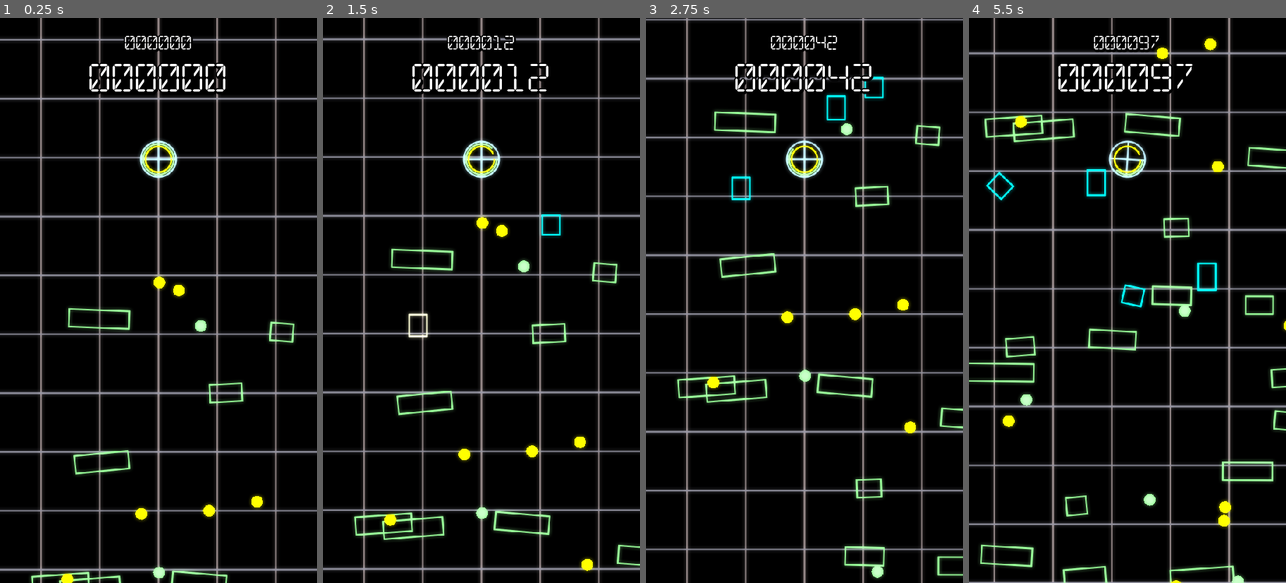
Above: before the commit, frames 1-4 (left to right).
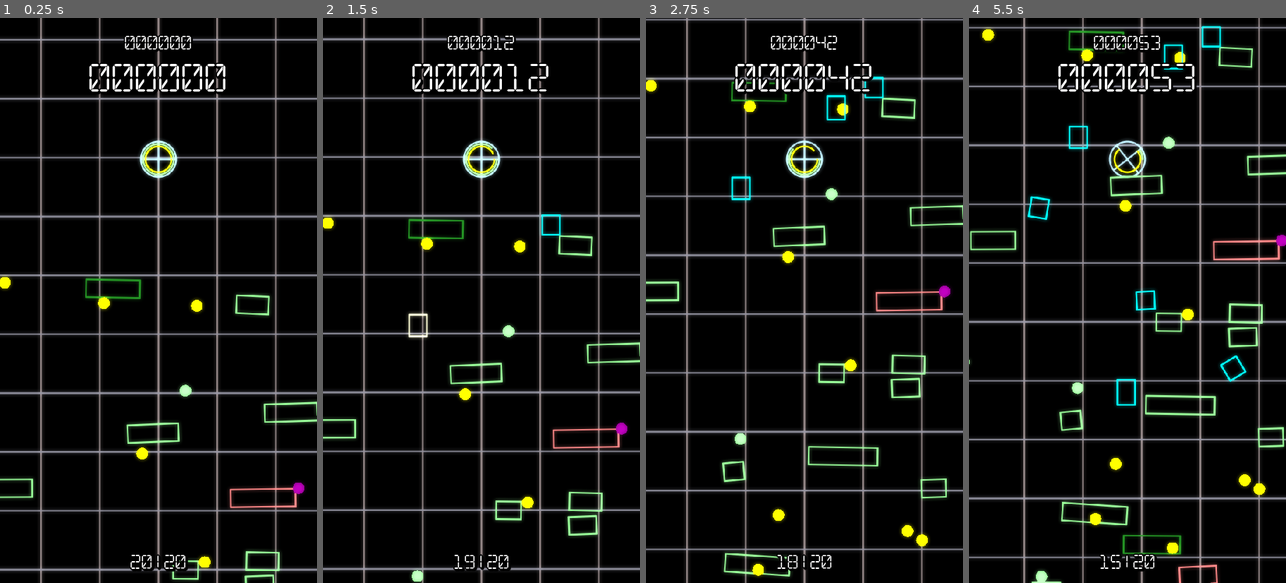
Above: after the commit, the same moments.

Repository: SmBe19/LD48
Game: Godot game, scene res://scn/Root.tscn
The game is run twice, just before and just after one commit, with the same random seed, the same clock (stepped at 60 frames per second) and the same inputs.
Inputs (mouse positions are in pixels of both pictures, inside the frame that each line leads up to):
- Up to frame 1 (0.25 s): no input
- Up to frame 2 (1.5 s): move the mouse to (551, 272) at 0.52 s; click (551, 272) at 0.67 s; move the mouse to (418, 328) at 1.27 s; click (418, 328) at 1.42 s
- Up to frame 3 (2.75 s): move the mouse to (836, 176) at 2.02 s; click (836, 176) at 2.17 s
- Up to frame 4 (5.5 s): move the mouse to (1111, 413) at 2.77 s; click (1111, 413) at 2.92 s; move the mouse to (1222, 385) at 3.52 s; click (1222, 385) at 3.67 s; move the mouse to (1032, 215) at 4.27 s; click (1032, 215) at 4.42 s; move the mouse to (1143, 300) at 5.02 s; click (1143, 300) at 5.17 s

The runs differ from the first frame. In frame 1, 5.4% of the frame differs, in the area x 0-100%, y 45-100%; in frame 2, 6.6%; in frame 3, 8.6%; in frame 4, 28%, in the area x 0-100%, y 0-100%.

Commit message:
more powerups

Diff:
--- a/scn/Obstacle.tscn
+++ b/scn/Obstacle.tscn
@@ -1,13 +1,16 @@
-[gd_scene load_steps=3 format=2]
+[gd_scene load_steps=4 format=2]
 
 [ext_resource path="res://src/Obstacle.gd" type="Script" id=1]
 
-[sub_resource type="RectangleShape2D" id=1]
+[sub_resource type="PhysicsMaterial" id=1]
+
+[sub_resource type="RectangleShape2D" id=2]
 extents = Vector2( 15, 15 )
 
 [node name="Obstacle" type="StaticBody2D"]
 position = Vector2( 0, 80 )
+physics_material_override = SubResource( 1 )
 script = ExtResource( 1 )
 
 [node name="Collision" type="CollisionShape2D" parent="."]
-shape = SubResource( 1 )
+shape = SubResource( 2 )
--- a/scn/RectUp.tscn
+++ b/scn/PowerUp.tscn
@@ -4,9 +4,7 @@
 
 [sub_resource type="CircleShape2D" id=1]
 
-[node name="RectUp" type="StaticBody2D" groups=[
-"rectup",
-]]
+[node name="PowerUp" type="StaticBody2D"]
 position = Vector2( 0, 200 )
 collision_layer = 2
 collision_mask = 0
--- a/scn/Root.tscn
+++ b/scn/Root.tscn
@@ -75,3 +75,18 @@
 __meta__ = {
 "_edit_use_anchors_": false
 }
+
+[node name="Time" type="Label" parent="."]
+anchor_right = 1.0
+margin_top = 867.438
+margin_bottom = 937.438
+custom_fonts/font = SubResource( 4 )
+custom_colors/font_color_shadow = Color( 0, 0, 0, 1 )
+custom_constants/shadow_offset_x = 2
+custom_constants/shadow_offset_y = 2
+text = "19|20"
+align = 1
+valign = 2
+__meta__ = {
+"_edit_use_anchors_": false
+}
--- a/scn/TimeUp.tscn
+++ /dev/null
@@ -1,16 +0,0 @@
-[gd_scene load_steps=3 format=2]
-
-[ext_resource path="res://src/TimeUp.gd" type="Script" id=1]
-
-[sub_resource type="CircleShape2D" id=1]
-
-[node name="TimeUp" type="StaticBody2D" groups=[
-"timeup",
-]]
-position = Vector2( 0, 200 )
-collision_layer = 2
-collision_mask = 0
-script = ExtResource( 1 )
-
-[node name="Collision" type="CollisionShape2D" parent="."]
-shape = SubResource( 1 )
--- a/src/Obstacle.gd
+++ b/src/Obstacle.gd
@@ -1,9 +1,10 @@
-extends Node2D
+extends StaticBody2D
 
 var size = 15
 var width = 1 setget set_width
 var color = Color.lightgreen
 var dangerous = false
+var bouncy = false
 
 func set_width(w):
 	width = w
@@ -15,6 +16,10 @@
 
 func _ready():
 	set_width(width)
+	if bouncy:
+		physics_material_override = physics_material_override.duplicate()
+		physics_material_override.bounce = 2
+		color = Color.forestgreen
 	if dangerous:
 		add_to_group("dangerous")
 		color = Color.lightcoral
--- a/src/Obstacles.gd
+++ b/src/Obstacles.gd
@@ -1,17 +1,18 @@
 extends Node2D
 
 const obstacle = preload("res://scn/Obstacle.tscn")
-const timeup = preload("res://scn/TimeUp.tscn")
-const rectup = preload("res://scn/RectUp.tscn")
+const powerup = preload("res://scn/PowerUp.tscn")
 var rng = RandomNumberGenerator.new()
 
 var last_height = -800
 var precreate = 1000
-var obst_per_height = 0.05
-var time_per_height = 0.03
-var rect_per_height = 0.015
+var obst_per_height = 0.1
+var time_per_height = 0.06
+var supertime_per_height = 0.01
+var rect_per_height = 0.03
 var dang_prob = 0.15
-var xrand = 1000
+var bouncy_prob = 0.2
+var xrand = 2000
 var rotrand = 0.1
 var create_every = 200
 var headroom = 1000
@@ -29,11 +30,15 @@
 		new_obstacle.position.y = rng.randf_range(last_height, ppos.y) + precreate
 		new_obstacle.width = rng.randf_range(1, 4)
 		new_obstacle.dangerous = rng.randf() < dang_prob
+		new_obstacle.bouncy = rng.randf() < bouncy_prob
 		add_child(new_obstacle)
 
-func create_powerups(ppos, type, count):
+func create_powerups(ppos, group, color, count):
+	print(group, ": ", count)
 	for i in count:
-		var new_up = type.instance()
+		var new_up = powerup.instance()
+		new_up.add_to_group(group)
+		new_up.color = color
 		new_up.position.x = rng.randf_range(-xrand, xrand) + ppos.x
 		new_up.position.y = rng.randf_range(last_height, ppos.y) + precreate
 		add_child(new_up)
@@ -42,8 +47,9 @@
 	var ppos = $"../Player".position
 	clean_children(ppos)
 	create_obstacles(ppos, (ppos.y - last_height) * obst_per_height)
-	create_powerups(ppos, timeup, (ppos.y - last_height) * time_per_height)
-	create_powerups(ppos, rectup, (ppos.y - last_height) * rect_per_height)
+	create_powerups(ppos, "rectup", Color.lightgreen, int((ppos.y - last_height) * rect_per_height))
+	create_powerups(ppos, "timeup", Color.yellow, int((ppos.y - last_height) * time_per_height))
+	create_powerups(ppos, "supertimeup", Color.darkmagenta, int((ppos.y - last_height) * supertime_per_height * max(1, sqrt(ppos.y / 1000)) * rng.randf()))
 	last_height = ppos.y
 
 func _process(_delta):
--- a/src/Player.gd
+++ b/src/Player.gd
@@ -30,6 +30,7 @@
 
 func set_display_remaining_time(t):
 	display_remaining_time = t
+	$"/root/Root/Time".text = str(int(ceil(t))).pad_zeros(2) + "|" + str(Globals.max_time).pad_zeros(2)
 	update()
 
 func set_remaining_rectangles(r):
@@ -155,3 +156,8 @@
 	elif body.is_in_group("rectup"):
 		self.remaining_rectangles = min(Globals.max_rectangles, remaining_rectangles + 2)
 		body.queue_free()
+	elif body.is_in_group("supertimeup"):
+		Globals.max_time += 1
+		remaining_time = min(Globals.max_time, remaining_time + 1)
+		self.display_remaining_time = display_remaining_time
+		body.queue_free()
--- a/src/RectUp.gd
+++ b/src/RectUp.gd
@@ -1,4 +1,6 @@
 extends StaticBody2D
 
+var color
+
 func _draw():
-	draw_circle(Vector2.ZERO, 10, Color.lightgreen)
+	draw_circle(Vector2.ZERO, 10, color)
Not shown, changed: README.md
